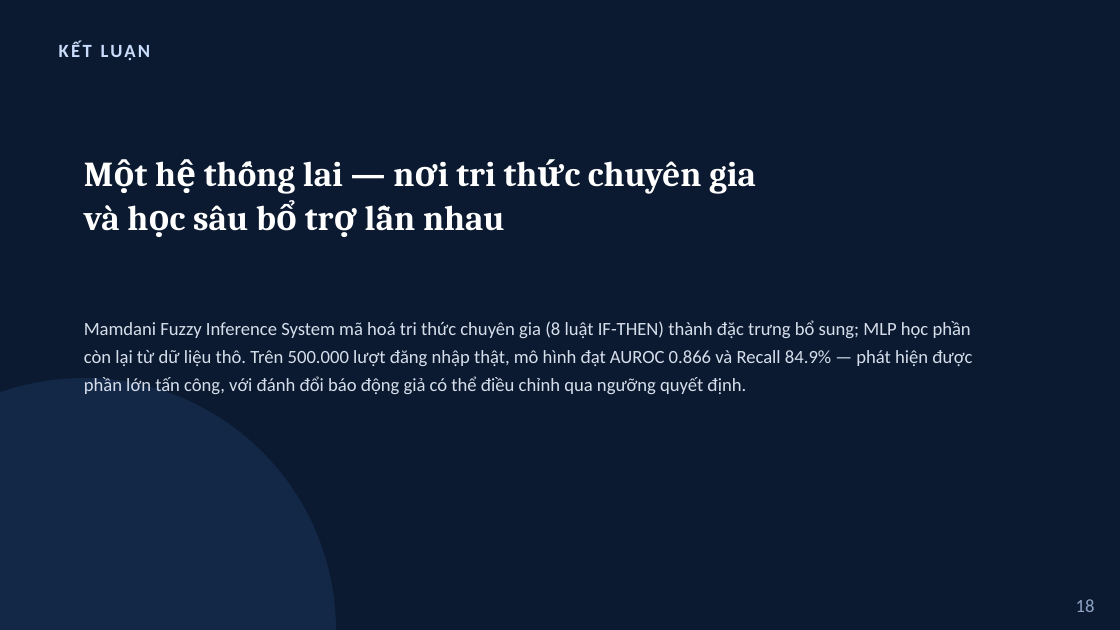
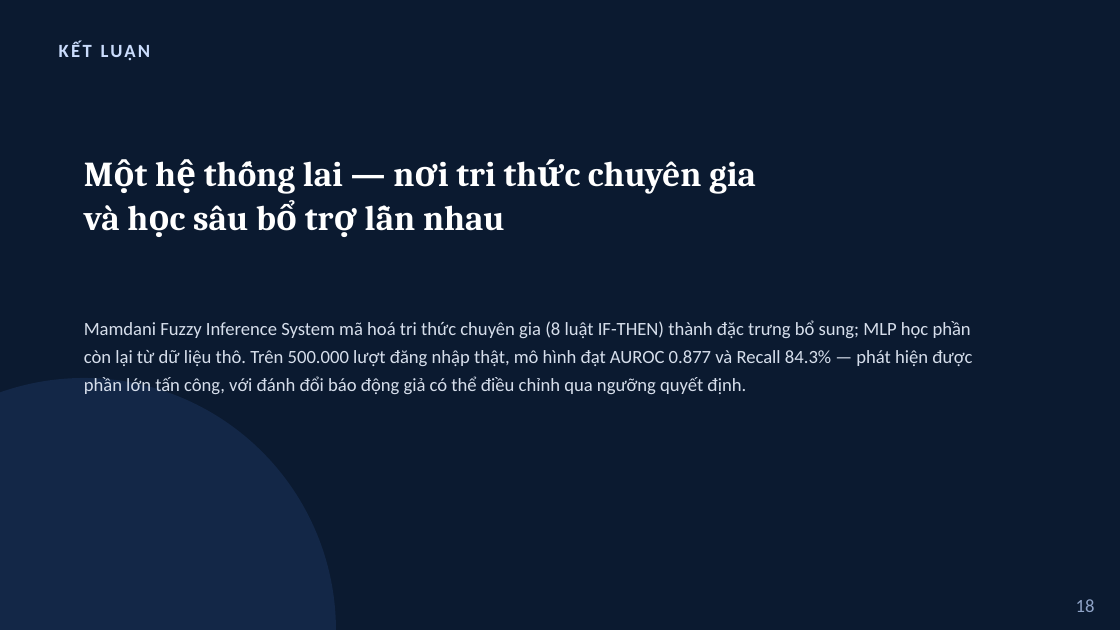
Before and after one commit to 2591317-student/MachineLearningAdvance, a slide deck: slide 18 of Nhom_10-Nhan_Kien_Tuan.pptx. Drawn at 1120x630 pixels with LibreOffice and Linux fonts; fonts in the diff are those of the drawing. Boxes give left, top, right and bottom in pixels: in the first picture for what was removed or moved away, otherwise in the second. Text is boxed around its words. In the diff, an @@ line names an element or a change of style, - is before the commit and + after.

```diff
--- a/Nhom_10-Nhan_Kien_Tuan.pptx
+++ b/Nhom_10-Nhan_Kien_Tuan.pptx
@@ text at (x1=84, y1=320, x2=972, y2=394): text changed @@
-Mamdani Fuzzy Inference System mã hoá tri thức chuyên gia (8 luật IF-THEN) thành đặc trưng bổ sung; MLP học phần còn lại từ dữ liệu thô. Trên 500.000 lượt đăng nhập thật, mô hình đạt AUROC 0.866 và Recall 84.9% — phát hiện được phần lớn tấn công, với đánh đổi báo động giả có thể điều chỉnh qua ngưỡng quyết định.
+Mamdani Fuzzy Inference System mã hoá tri thức chuyên gia (8 luật IF-THEN) thành đặc trưng bổ sung; MLP học phần còn lại từ dữ liệu thô. Trên 500.000 lượt đăng nhập thật, mô hình đạt AUROC 0.877 và Recall 84.3% — phát hiện được phần lớn tấn công, với đánh đổi báo động giả có thể điều chỉnh qua ngưỡng quyết định.
```
Also in this commit, not shown: 3 other slides changed, 13 other files.
